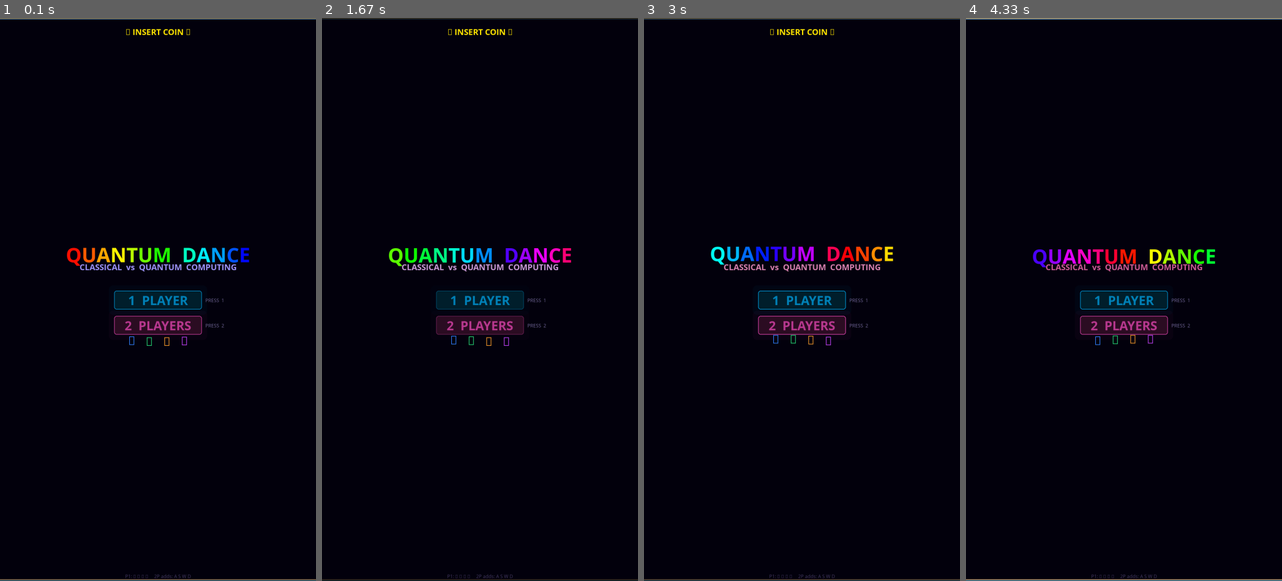
Above: before the commit, frames 1-4 (left to right).
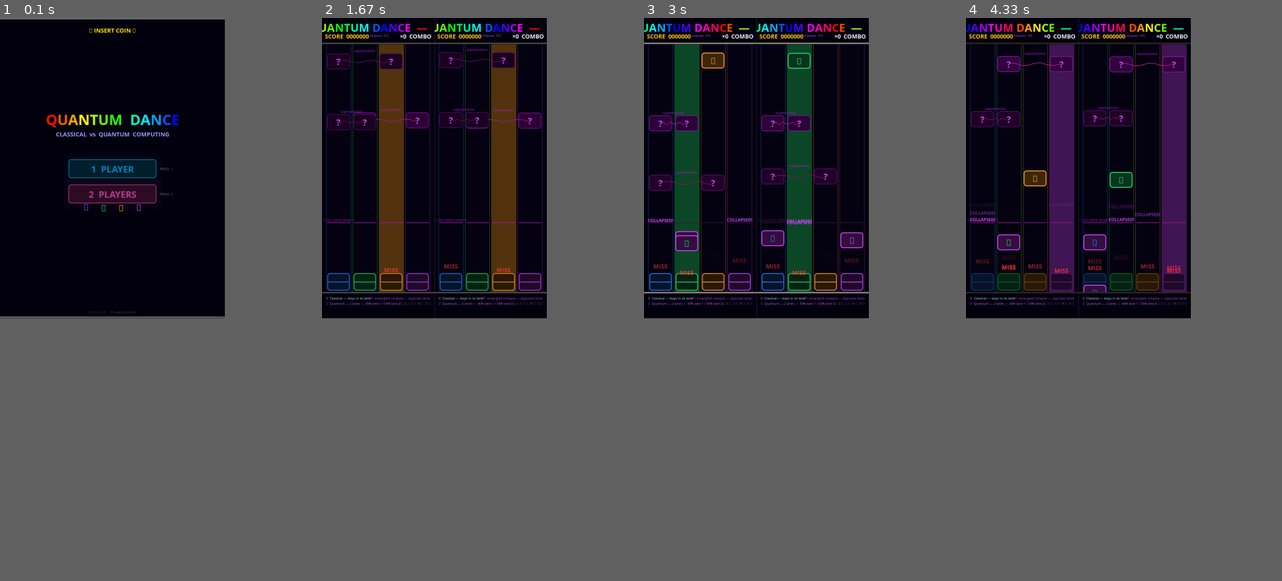
Above: after the commit, the same moments.

Repository: parzival1401/mobile_quantum-
Game: pygame game, started from dance_dance/quantum_optimized.py
The game is run twice, just before and just after one commit, with the same random seed, the same clock (stepped at 60 frames per second) and the same inputs.
Inputs (mouse positions are in pixels of both pictures, inside the frame that each line leads up to):
- Up to frame 1 (0.1 s): no input
- Up to frame 2 (1.67 s): press the mouse at (435, 192) at 0.37 s; move the mouse to (397, 215) at 0.47 s; release the mouse at (363, 237) at 0.6 s; tap Enter at 0.67 s; tap A at 1 s; hold Up from 1.33 s (still down); hold W from 1.33 s (still down); move the mouse to (514, 271) at 1.37 s; tap  at 1.48 s
- Up to frame 3 (3 s): release Up at 1.8 s; release W at 1.8 s; hold Right 1.83-2.3 s; hold D 1.83-2.3 s; move the mouse to (783, 192) at 1.87 s; tap  at 1.98 s; hold Left 2.33-2.87 s; hold A 2.33-2.87 s; move the mouse to (760, 68) at 2.37 s; hold Down from 2.9 s (still down); hold S from 2.9 s (still down); move the mouse to (704, 108) at 2.93 s
- Up to frame 4 (4.33 s): tap  at 3.05, 3.38, 4.22 s; release Down at 3.2 s; release S at 3.2 s; hold Left 3.23-3.63 s; hold A 3.23-3.63 s; move the mouse to (997, 158) at 3.27 s; hold Up 3.67-4.03 s; hold W 3.67-4.03 s; move the mouse to (1067, 243) at 3.7 s; hold Right from 4.07 s (still down); hold D from 4.07 s (still down); move the mouse to (1076, 203) at 4.1 s
In our replay, the window is 506x900 before the commit and 360x480 after it. These sizes can differ from the game's own. Grey fills any space a smaller window leaves; there, only what the larger window draws over its background counts as a difference.

The runs differ from the first frame. In frame 1, 6.6% of the frame differs, in the area x 0-100%, y 0-100%; in frame 2, 15%; in frame 3, 17%; in frame 4, 17%.

Commit message:
Resize quantum_optimized to 768x1024 portrait (fits 1024x768 rotated screen)
SW,SH 1080x1920 -> 768x1024 (~60% fewer pixels = significant Pi speedup)
All layout constants scaled proportionally:
  LANE_W 240->170, LANE_GAP 16->11, TOP/BOT_H 140->90
  NOTE_H 80->54, HIT_ZONE_H 90->60, HIT_PERFECT 34->22, HIT_GOOD 46
Fonts scaled: F_TITLE 56->40, F_BIG 72->52, F_ARROW 44->32, etc.
2P split: each half is 384px wide (ctx auto-scaled via make_ctx)

Co-Authored-By: Claude Sonnet 4.6 <noreply@anthropic.com>

Diff:
--- a/dance_dance/quantum_optimized.py
+++ b/dance_dance/quantum_optimized.py
@@ -105,7 +105,7 @@
 # ─────────────────────────────────────────────────────────────────────────────
 # Screen & timing
 # ─────────────────────────────────────────────────────────────────────────────
-SW, SH    = 1080, 1920
+SW, SH    = 768, 1024
 FPS       = 60
 _LOW_PERF = True   # True = Raspberry Pi: skip stars/scanlines, cap 30 FPS
 
@@ -184,14 +184,14 @@
             pass
     return pygame.font.Font(None, sz)
 
-F_TITLE  = _f(56)
-F_BIG    = _f(72)
-F_MENU   = _f(46)
-F_MENUSM = _f(30)
-F_MED    = _f(30)
-F_SM     = _f(22)
-F_XSM    = _f(17, bold=False)
-F_ARROW  = _f(44)
+F_TITLE  = _f(40)
+F_BIG    = _f(52)
+F_MENU   = _f(33)
+F_MENUSM = _f(22)
+F_MED    = _f(22)
+F_SM     = _f(16)
+F_XSM    = _f(12, bold=False)
+F_ARROW  = _f(32)
 
 # ─────────────────────────────────────────────────────────────────────────────
 # Song catalogue  (sourced from music/ddr_songs.txt)
@@ -234,23 +234,23 @@
 # Layout constants
 # ─────────────────────────────────────────────────────────────────────────────
 N_LANES  = 4
-LANE_W   = 240
-LANE_GAP = 16
-TOTAL_W  = N_LANES * LANE_W + (N_LANES - 1) * LANE_GAP   # 1008
-LX0      = (SW - TOTAL_W) // 2                            #   36 — side margins
-
-TOP_H    = 140
-BOT_H    = 140
+LANE_W   = 170
+LANE_GAP = 11
+TOTAL_W  = N_LANES * LANE_W + (N_LANES - 1) * LANE_GAP   # 713
+LX0      = (SW - TOTAL_W) // 2                            #   27 — side margins
+
+TOP_H    = 90
+BOT_H    = 90
 LANE_TOP = TOP_H
-LANE_BOT = SH - BOT_H        # 1780
-
-TARGET_Y   = LANE_BOT - 50
-HIT_ZONE_H = 90
-NOTE_W     = LANE_W - 20
-NOTE_H     = 80
-
-HIT_PERFECT = 34
-HIT_GOOD    = 70
+LANE_BOT = SH - BOT_H        # 934
+
+TARGET_Y   = LANE_BOT - 34
+HIT_ZONE_H = 60
+NOTE_W     = LANE_W - 14
+NOTE_H     = 54
+
+HIT_PERFECT = 22
+HIT_GOOD    = 46
 
 KEYS_P1 = [pygame.K_LEFT, pygame.K_DOWN, pygame.K_UP, pygame.K_RIGHT]
 KEYS_P2 = [pygame.K_a,    pygame.K_s,    pygame.K_w,  pygame.K_d]
